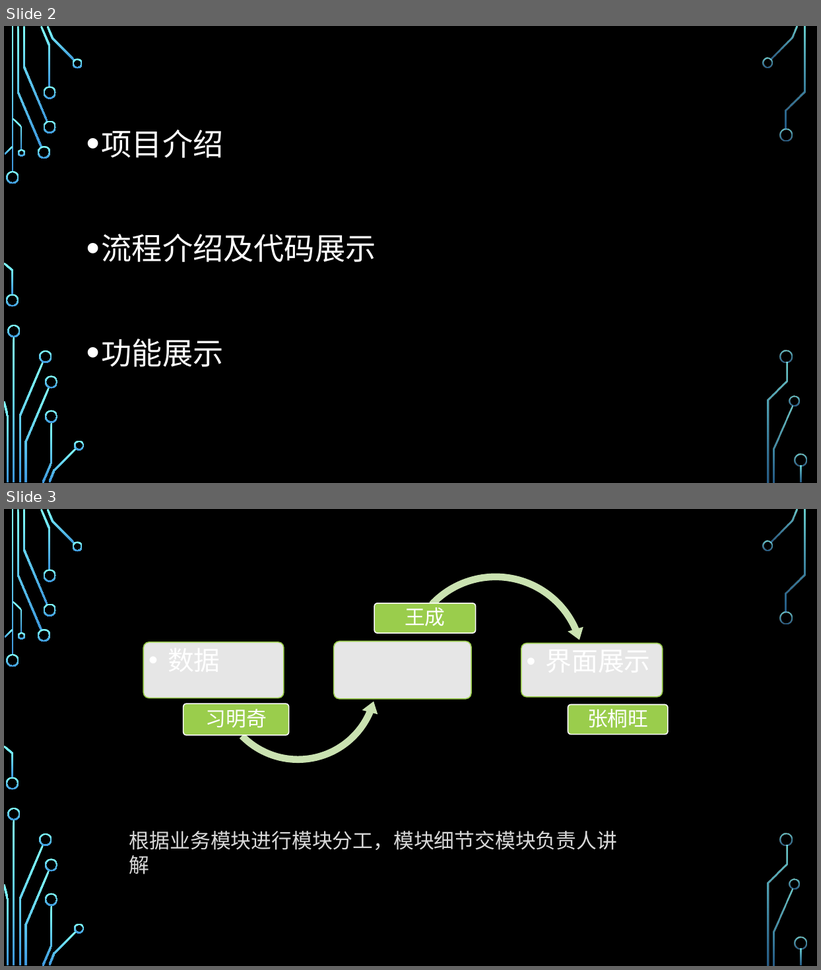
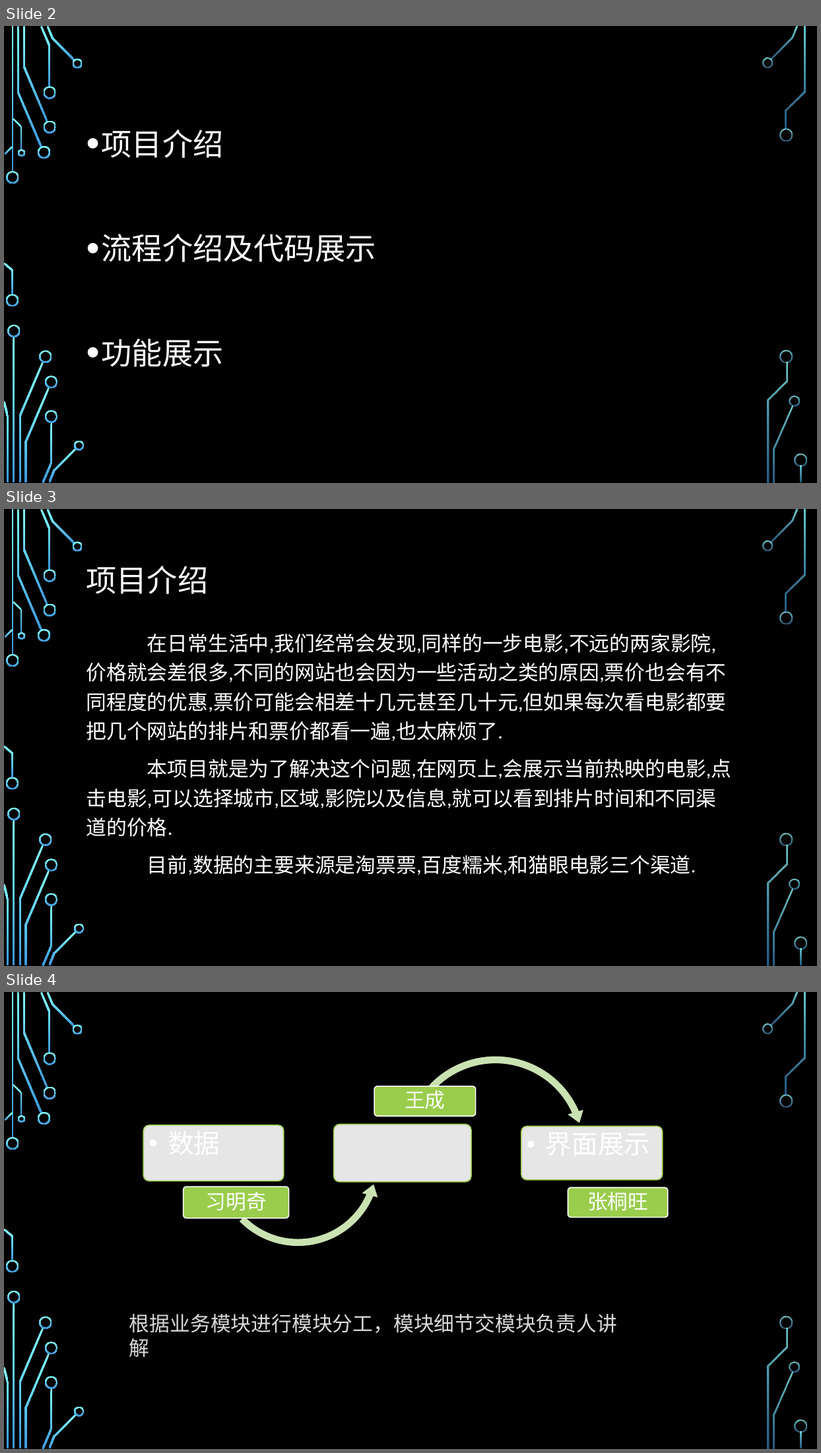
Before and after one commit to python-project-8/movie, a slide deck: 4-2.pptx. Shown one above the other, each under a label of ours: slides 2 and 3 before the commit, slides 2, 3 and 4 after it. The pictures are 821x970 and 821x1453 pixels, drawn with LibreOffice and Linux fonts; fonts in the diff are those of the drawing; background and template pictures are left out. Boxes give left, top, right and bottom in pixels: in the first picture for what was removed or moved away, otherwise in the second. Text is boxed around its words. In the diff, an @@ line names an element or a change of style, - is before the commit and + after.

Commit message:
ppt2

```diff
--- a/4-2.pptx
+++ b/4-2.pptx
@@ slide 3 added at [4,509,817,966], background picture (left out); not listed: 36 template elements that a slide beside it also shows @@
@@ title added at [86,566,209,594], 36 pt, text #FFFFFF @@
+项目介绍
@@ text added at [86,634,731,875], 24 pt, text #FFFFFF @@
+在日常生活中,我们经常会发现,同样的一步电影,不远的两家影院,价格就会差很多,不同的网站也会因为一些活动之类的原因,票价也会有不同程度的优惠,票价可能会相差十几元甚至几十元,但如果每次看电影都要把几个网站的排片和票价都看一遍,也太麻烦了.
+本项目就是为了解决这个问题,在网页上,会展示当前热映的电影,点击电影,可以选择城市,区域,影院以及信息,就可以看到排片时间和不同渠道的价格.
+目前,数据的主要来源是淘票票,百度糯米,和猫眼电影三个渠道.
@@ what was slide 3 is now slide 4 @@
```
Also in this commit, not shown: 3 other slides added, 3 other files.
